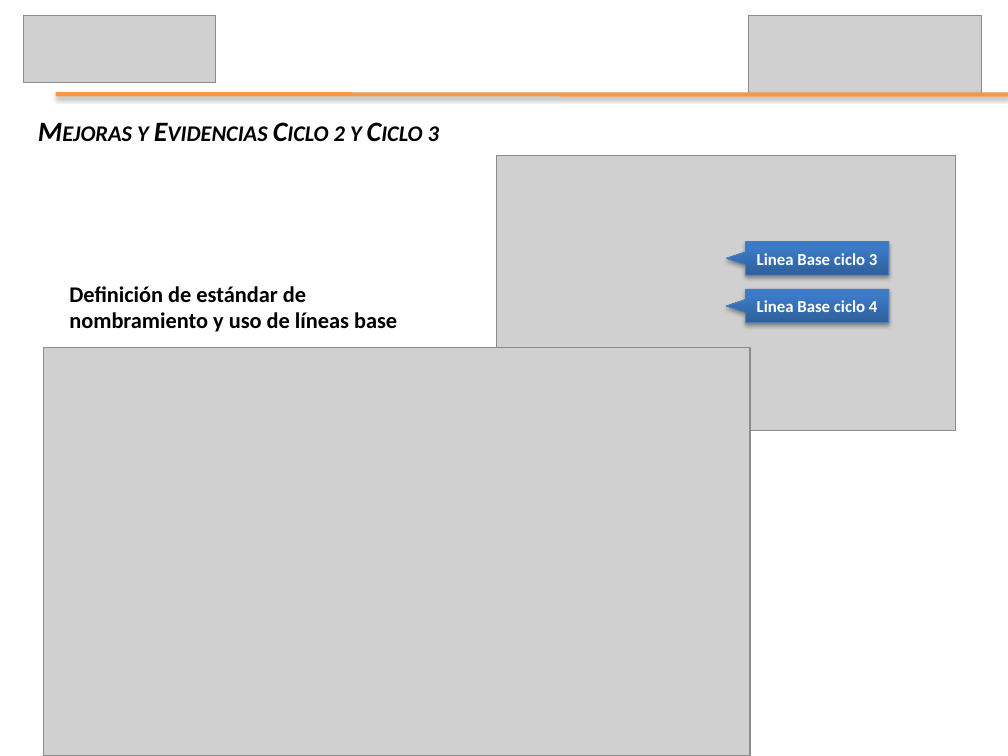
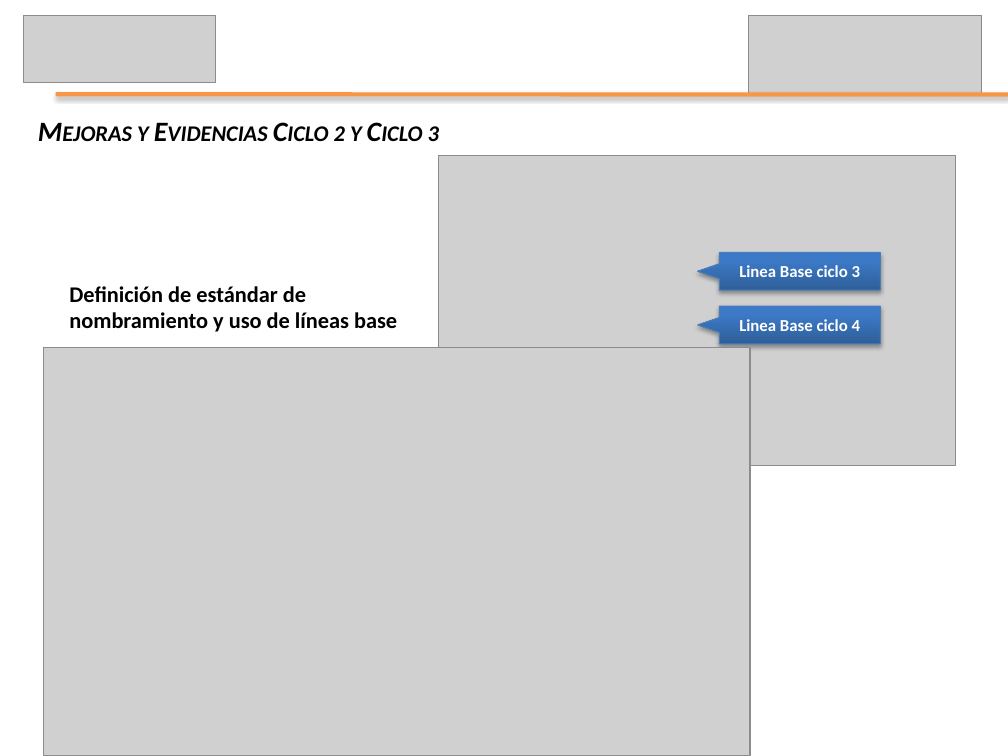
Before and after one commit to leseroth/ingenium-managment, a slide deck: slide 17 of CSOF5104 Mejoramiento de Procesos de SW/PresentacionFinal/1130PresentacionFinal.pptx. Drawn at 1008x756 pixels with LibreOffice and Linux fonts; fonts in the diff are those of the drawing; grey boxes stand for pictures. Boxes give left, top, right and bottom in pixels: in the first picture for what was removed or moved away, otherwise in the second. Text is boxed around its words. In the diff, an @@ line names an element or a change of style, - is before the commit and + after.

```diff
--- a/CSOF5104 Mejoramiento de Procesos de SW/PresentacionFinal/1130PresentacionFinal.pptx
+++ b/CSOF5104 Mejoramiento de Procesos de SW/PresentacionFinal/1130PresentacionFinal.pptx
@@ picture: place and size @@
-picture at (496,156,956,431)
+picture at (438,156,956,466)
@@ left arrow callout "Linea Base ciclo 3": place and size @@
-left arrow callout "Linea Base ciclo 3" at (727,242,889,275)
+left arrow callout "Linea Base ciclo 3" at (698,252,880,289)
@@ left arrow callout "Linea Base ciclo 4": place and size @@
-left arrow callout "Linea Base ciclo 4" at (727,289,889,323)
+left arrow callout "Linea Base ciclo 4" at (698,306,880,344)
```
Also in this commit, not shown: 2 other slides changed.
